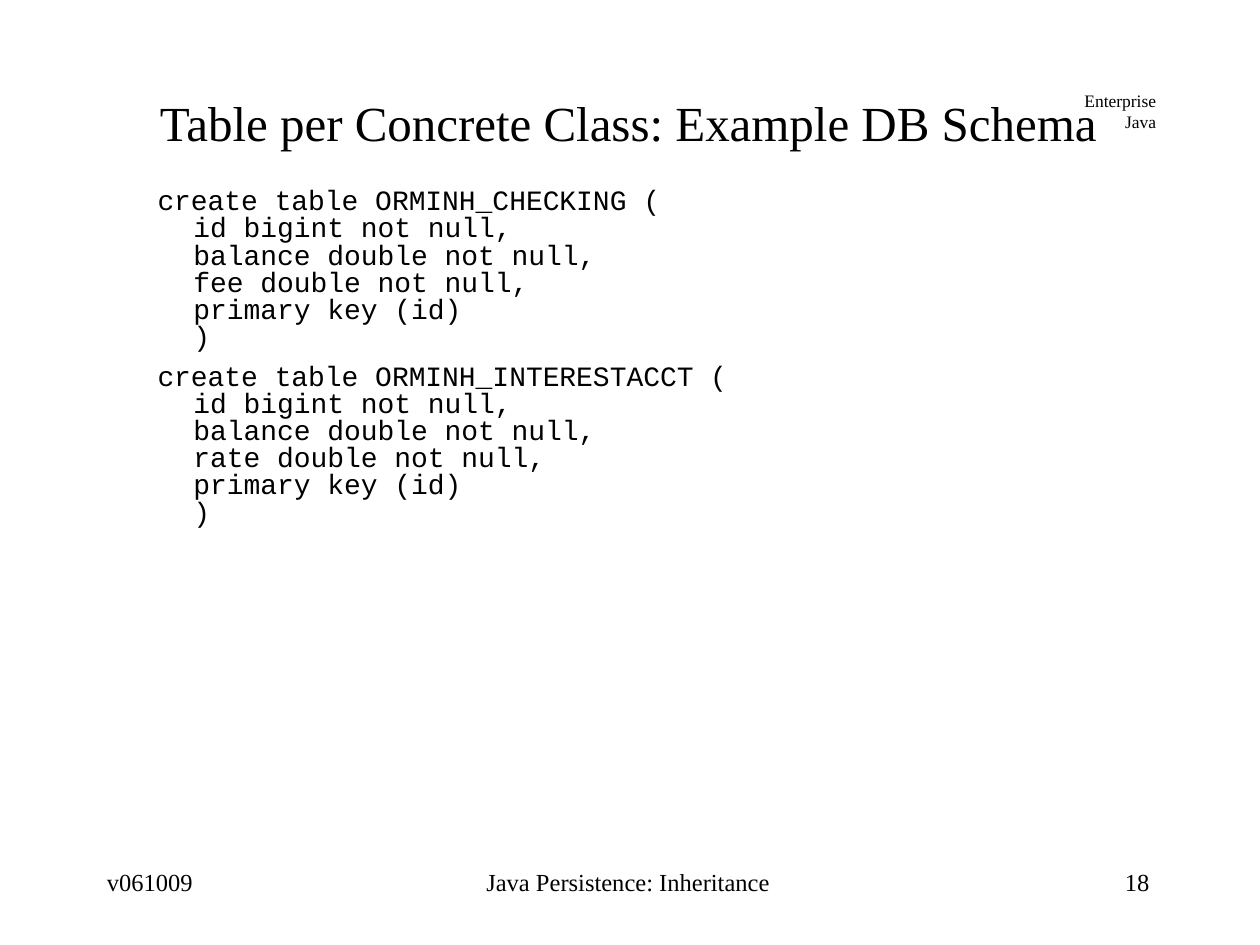
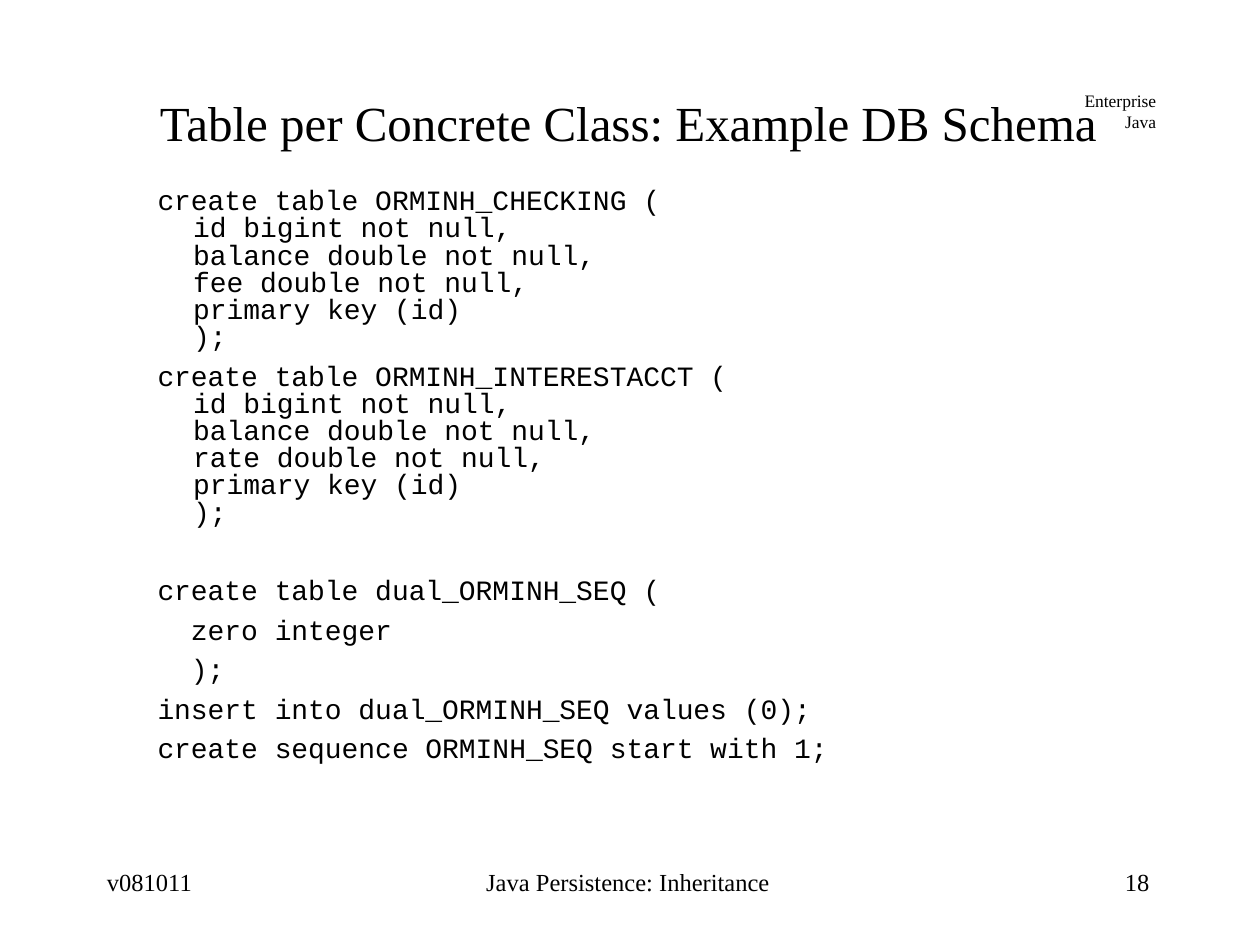
Before and after one commit to jcstaff/ejava-javaee, a slide deck: slide 18 of ormInheritance/src/site/resources/lectures/ormInheritance.ppt. Drawn at 1260x945 pixels with LibreOffice and Linux fonts; fonts in the diff are those of the drawing. Boxes give left, top, right and bottom in pixels: in the first picture for what was removed or moved away, otherwise in the second. Text is boxed around its words. In the diff, an @@ line names an element or a change of style, - is before the commit and + after.

```diff
--- a/ormInheritance/src/site/resources/lectures/ormInheritance.ppt
+++ b/ormInheritance/src/site/resources/lectures/ormInheritance.ppt
@@ text at <box>158,190,828,764</box>: text changed @@
-  create table ORMINH_CHECKING (
-  id bigint not null,
-  balance double not null,
-  fee double not null,
-  primary key (id)
-  )
-  create table ORMINH_INTERESTACCT (
-  id bigint not null,
-  balance double not null,
-  rate double not null,
-  primary key (id)
-  )
+  create table ORMINH_CHECKING (
+  id bigint not null,
+  balance double not null,
+  fee double not null,
+  primary key (id)
+  );
+  create table ORMINH_INTERESTACCT (
+  id bigint not null,
+  balance double not null,
+  rate double not null,
+  primary key (id)
+  );
+  create table dual_ORMINH_SEQ (
+  zero integer
+  );
+  insert into dual_ORMINH_SEQ values (0);
+  create sequence ORMINH_SEQ start with 1;
@@ text at <box>107,874,192,892</box>: text changed @@
-v061009
+v081011
```
Also in this commit, not shown: 41 other slides changed, 3 slides added, 2 slides removed, 23 other files.
